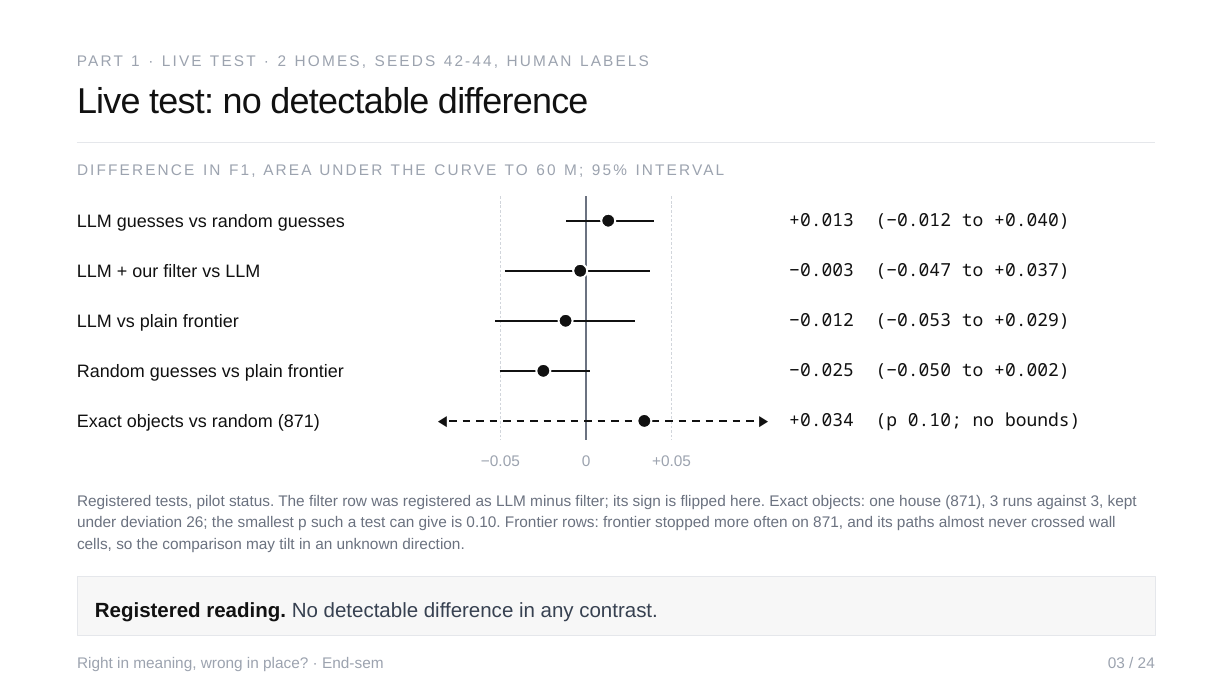
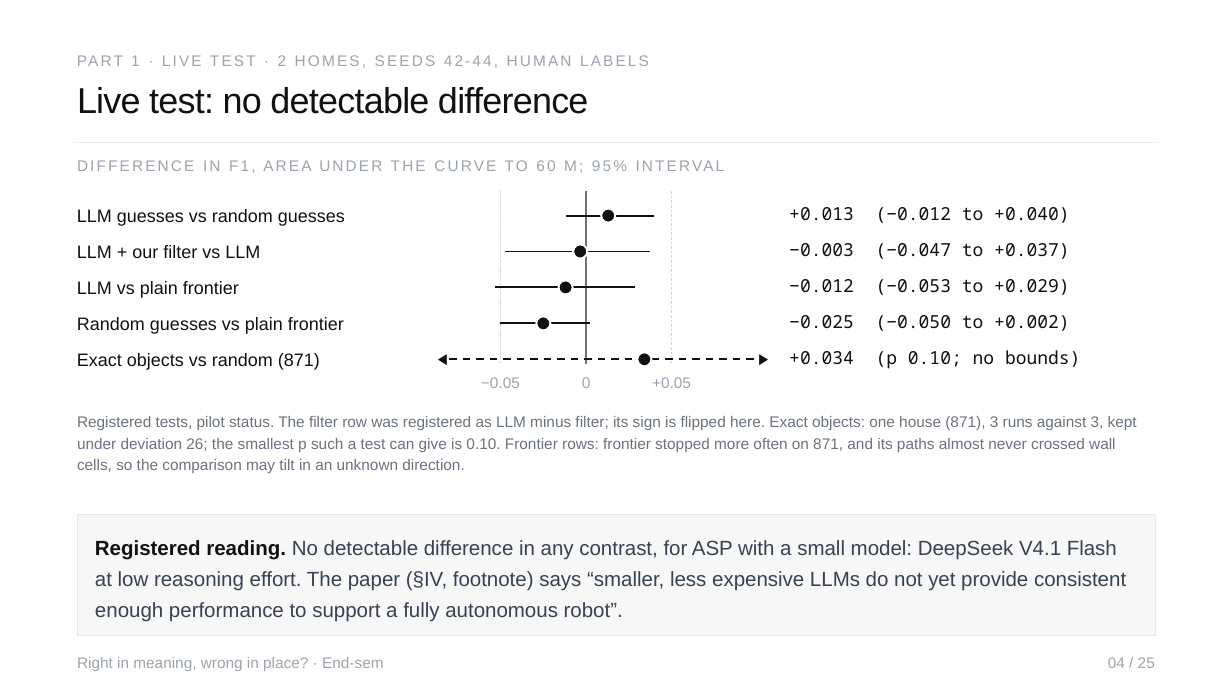
Before and after one commit to Sher110106/validity-aware-active-semantic-exploration, a slide deck: slide 4 of docs/endsem_2026-11/ASP_Endsem.pptx (slide 3 before the commit). Drawn at 1232x693 pixels with LibreOffice and Linux fonts; fonts in the diff are those of the drawing. Boxes give left, top, right and bottom in pixels: in the first picture for what was removed or moved away, otherwise in the second. Text is boxed around its words. In the diff, an @@ line names an element or a change of style, - is before the commit and + after.

```diff
--- a/docs/endsem_2026-11/ASP_Endsem.pptx
+++ b/docs/endsem_2026-11/ASP_Endsem.pptx
@@ line moved from (501, 196) - (501, 440) to (501, 191) - (501, 364) @@
@@ line moved from (586, 196) - (586, 440) to (586, 191) - (586, 364) @@
@@ line moved from (672, 196) - (672, 440) to (672, 191) - (672, 364) @@
@@ 3 texts, 1 ellipse, 1 line: place and size @@
-3 texts, 1 ellipse, 1 line at (77,164,1070,231)
+3 texts, 1 ellipse, 1 line at (77,160,1070,226)
@@ 2 texts, 1 ellipse, 1 line: place and size @@
-2 texts, 1 ellipse, 1 line at (77,263,1070,279)
+2 texts, 1 ellipse, 1 line at (77,243,1070,259)
@@ 2 texts, 1 line, 1 ellipse: place and size @@
-2 texts, 1 line, 1 ellipse at (77,313,1070,331)
+2 texts, 1 line, 1 ellipse at (77,279,1070,298)
@@ 2 texts, 1 line, 1 ellipse: place and size @@
-2 texts, 1 line, 1 ellipse at (77,363,1070,381)
+2 texts, 1 line, 1 ellipse at (77,315,1070,334)
@@ 4 texts, 1 line, 1 ellipse: place and size @@
-4 texts, 1 line, 1 ellipse at (77,411,1081,432)
+4 texts, 1 line, 1 ellipse at (77,349,1081,370)
@@ 4 texts: place and size @@
-4 texts at (77,455,1137,552)
+4 texts at (77,377,1137,473)
@@ rectangle "Registered reading. No detectable difference ...": place and size @@
-rectangle "Registered reading. No detectable difference ..." at (77,577,1155,636)
+rectangle "Registered reading. No detectable difference ..." at (77,515,1155,636)
@@ text in rectangle at (95,540,1126,621): text changed @@
-Registered reading. No detectable difference in any contrast.
+Registered reading. No detectable difference in any contrast, for ASP with a small model: DeepSeek V4.1 Flash at low reasoning effort. The paper (§IV, footnote) says “smaller, less expensive LLMs do not yet provide consistent enough performance to support a fully autonomous robot”.
@@ text at (1108,657,1155,668): text changed @@
-03 / 24
+04 / 25
```
Also in this commit, not shown: 24 other slides changed, 4 slides added, 1 slide removed, 8 other files.
